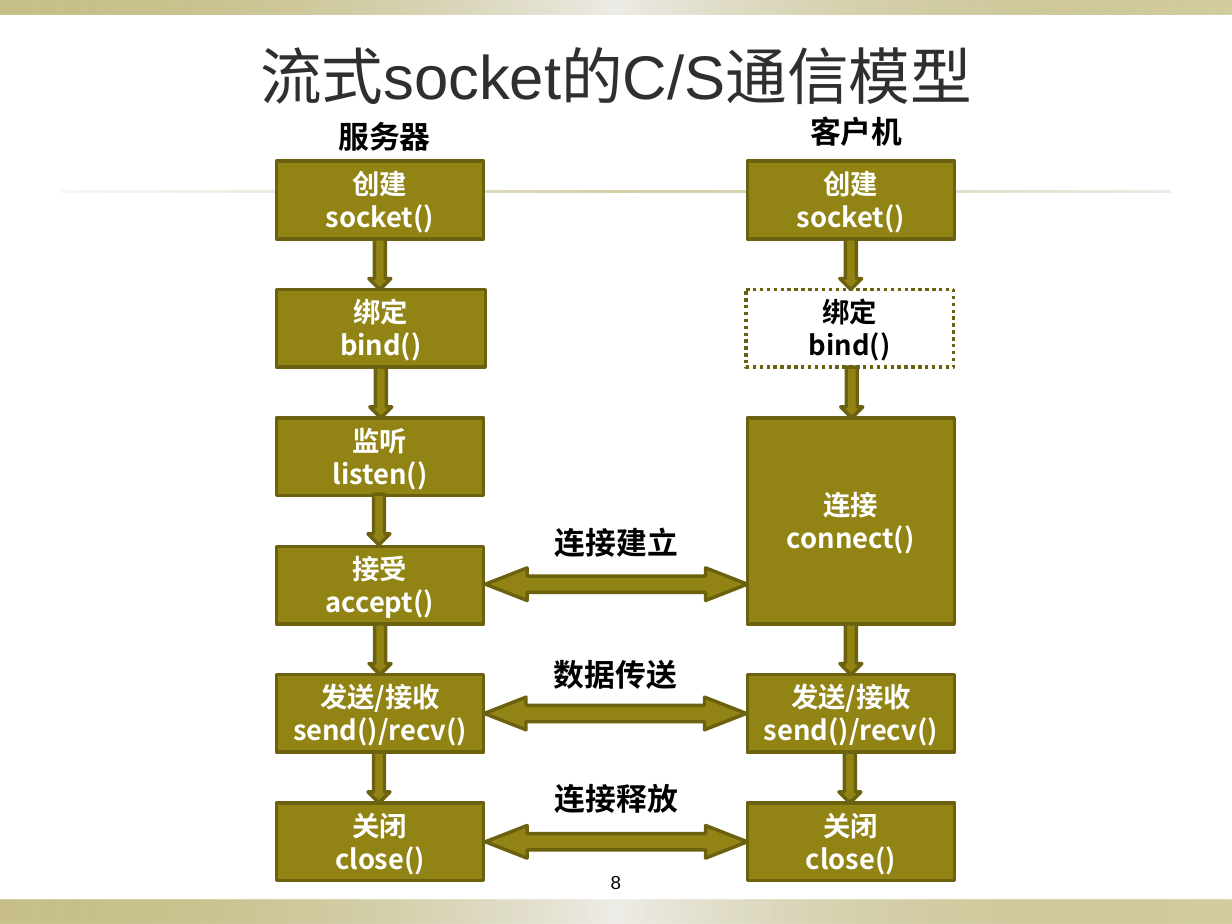
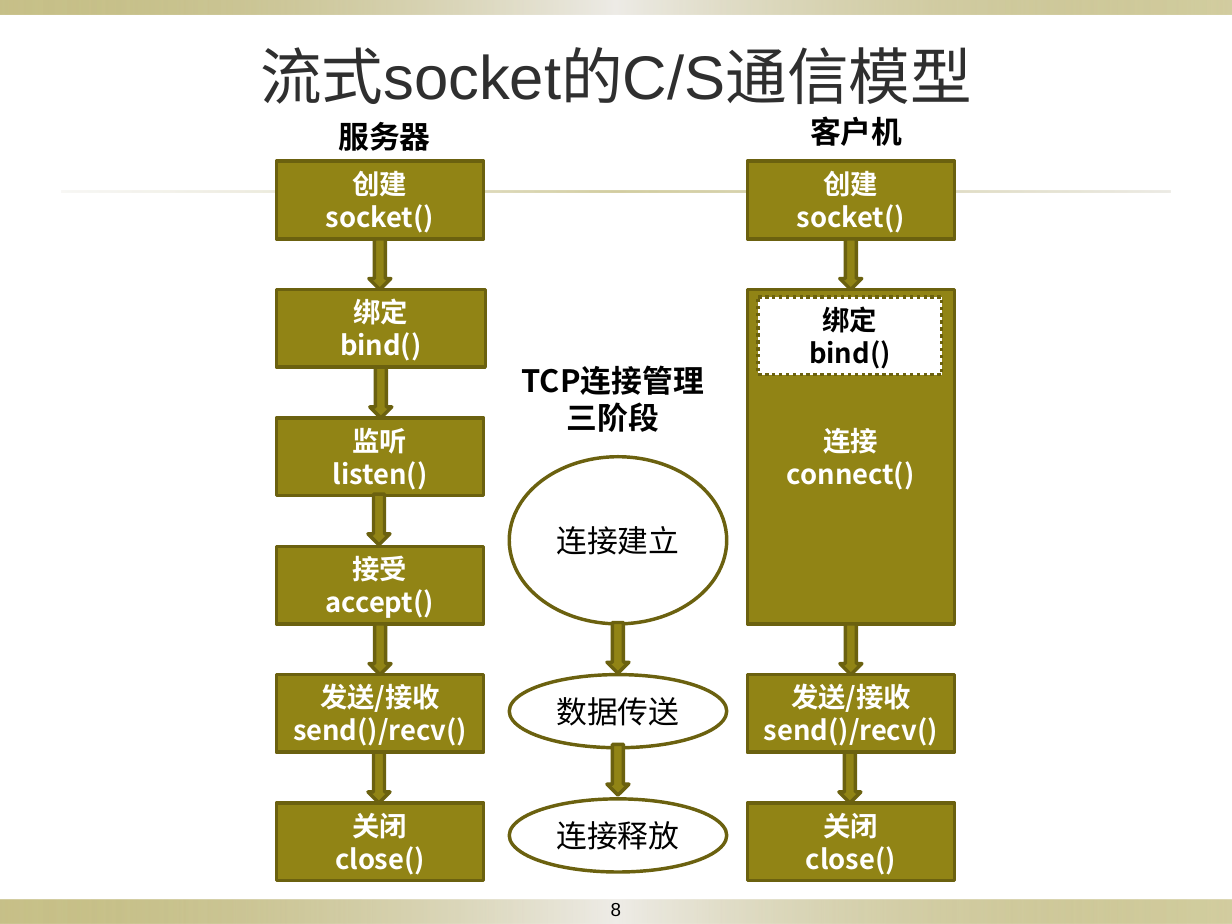
Before and after one commit to Otomadmt/NetCom_Course_Repo, a slide deck: slide 8 of Exp_3/socket通信程序设计.pptx. Drawn at 1232x924 pixels with LibreOffice and Linux fonts; fonts in the diff are those of the drawing; background and template pictures are left out. Boxes give left, top, right and bottom in pixels: in the first picture for what was removed or moved away, otherwise in the second. Text is boxed around its words. In the diff, an @@ line names an element or a change of style, - is before the commit and + after.

```diff
--- a/Exp_3/socket通信程序设计.pptx
+++ b/Exp_3/socket通信程序设计.pptx
@@ rectangle "连接": place and size @@
-rectangle "连接" at box(748, 418, 955, 623)
+rectangle "连接" at box(748, 290, 955, 623)
@@ rectangle "绑定": place and size @@
-rectangle "绑定" at box(747, 290, 954, 367)
+rectangle "绑定" at box(758, 297, 941, 375)
@@ rectangle "绑定" at box(758, 297, 941, 375): fill none to #FFFFFF @@
@@ text added at box(509, 356, 716, 444), 18 pt, text #000000, bold @@
+TCP连接管理三阶段
@@ bold off; vertical alignment top to middle; outline none to #6B6210 2 pt in 3 elements at box(509, 798, 727, 871), box(509, 675, 727, 748), box(509, 457, 727, 625) @@
@@ ellipse "连接建立": place and size @@
-ellipse "连接建立" at box(555, 527, 678, 557)
+ellipse "连接建立" at box(509, 457, 727, 625)
@@ left right arrow removed at box(485, 568, 748, 601) @@
@@ down arrow: place and size @@
-down arrow at box(840, 367, 862, 418)
+down arrow at box(607, 622, 630, 673)
@@ ellipse "数据传送": place and size @@
-ellipse "数据传送" at box(554, 659, 677, 689)
+ellipse "数据传送" at box(509, 675, 727, 748)
@@ left right arrow removed at box(484, 697, 747, 731) @@
@@ down arrow added at box(607, 744, 630, 795), fill #918415, outline #6B6210 2 pt @@
@@ ellipse "连接释放": place and size @@
-ellipse "连接释放" at box(555, 784, 678, 813)
+ellipse "连接释放" at box(509, 798, 727, 871)
@@ left right arrow removed at box(485, 825, 748, 859) @@
@@ page number: place and size @@
-page number at box(611, 876, 621, 889)
+page number at box(611, 903, 621, 916)
```
Also in this commit, not shown: 5 other slides changed, 3 slides added, 18 other files.
